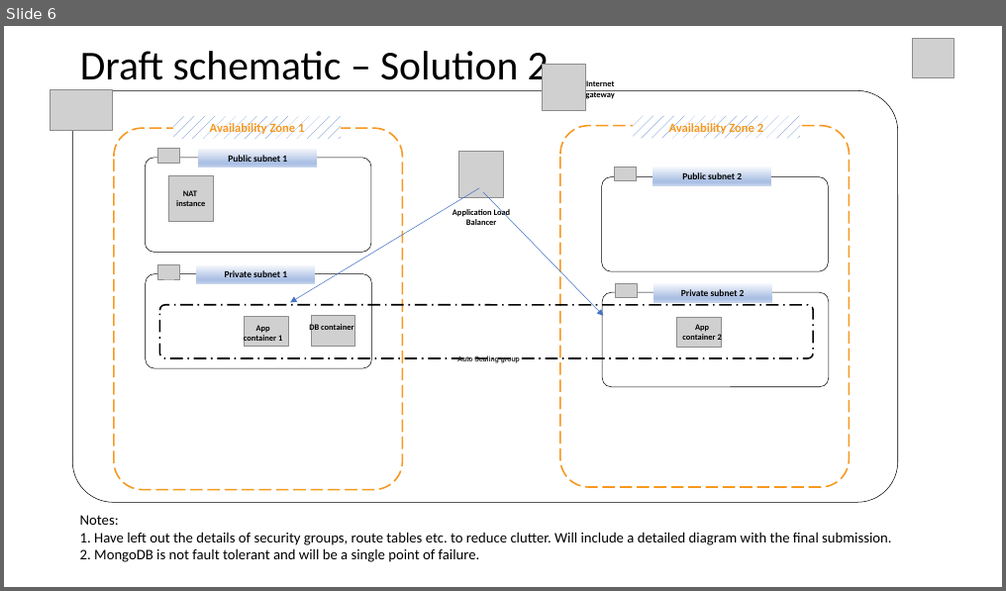
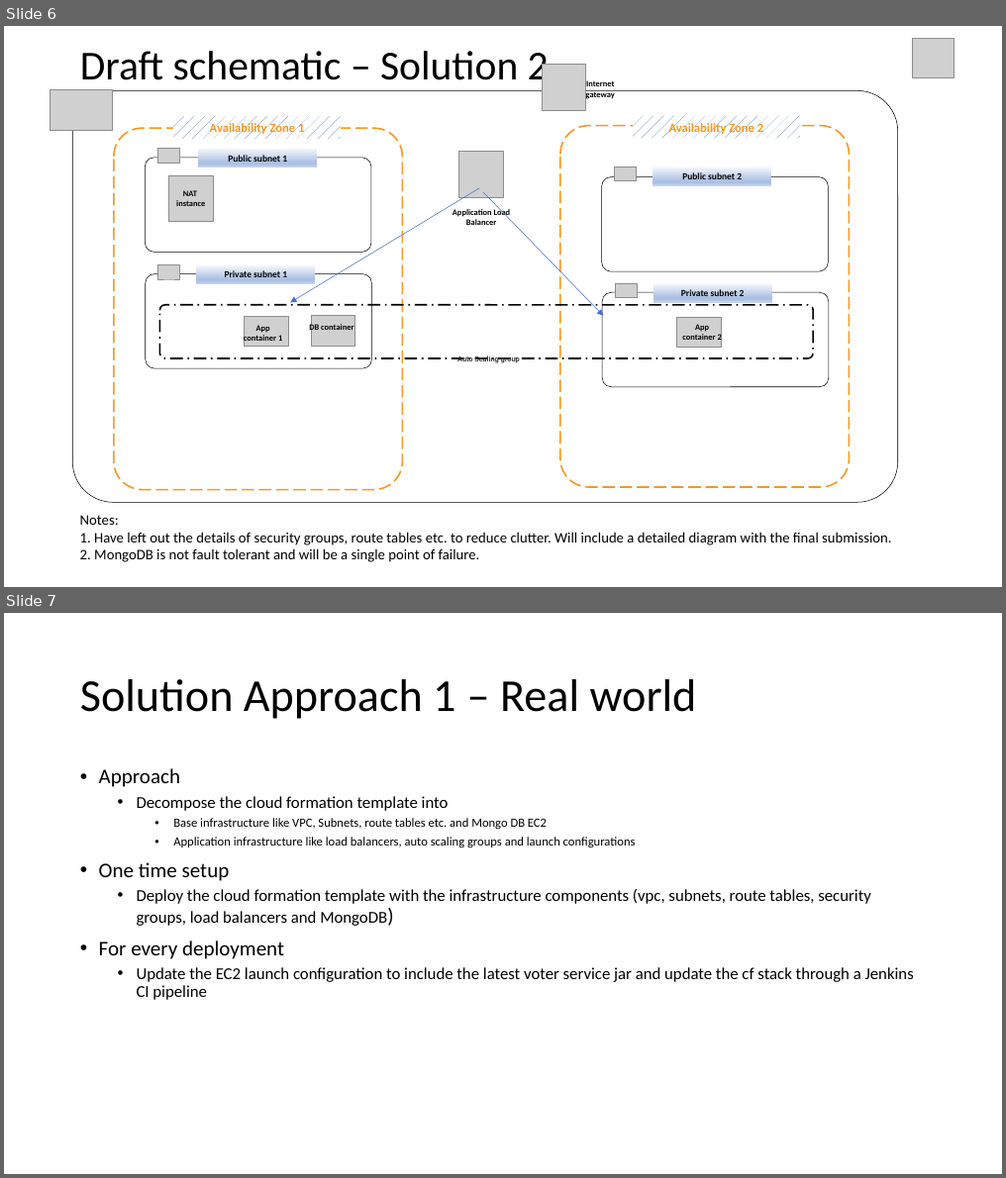
Before and after one commit to mustafa3009/projectY, a slide deck: doc/SolutionApproach.pptx. Shown one above the other, each under a label of ours: slide 6 before the commit, slides 6 and 7 after it. The pictures are 1006x591 and 1006x1178 pixels, drawn with LibreOffice and Linux fonts; fonts in the diff are those of the drawing; grey boxes stand for pictures. Boxes give left, top, right and bottom in pixels: in the first picture for what was removed or moved away, otherwise in the second. Text is boxed around its words. In the diff, an @@ line names an element or a change of style, - is before the commit and + after.

```diff
--- a/doc/SolutionApproach.pptx
+++ b/doc/SolutionApproach.pptx
@@ slide 7 added at (4,613,1002,1174), background #FFFFFF @@
@@ title added at (80,679,697,719), 44 pt, text #000000 @@
+Solution Approach 1 – Real world
@@ text added at (99,768,914,1000), 16 pt, text #000000 @@
+• Approach
+  • Decompose the cloud formation template into
+    • Base infrastructure like VPC, Subnets, route tables etc. and Mongo DB EC2
+    • Application infrastructure like load balancers, auto scaling groups and launch configurations
+• One time setup
+  • Deploy the cloud formation template with the infrastructure components (vpc, subnets, route tables, security groups, load balancers and MongoDB)
+• For every deployment
+  • Update the EC2 launch configuration to include the latest voter service jar and update the cf stack through a Jenkins CI pipeline
```
Also in this commit, not shown: 2 slides changed, 1 other slide added, 13 other files.
